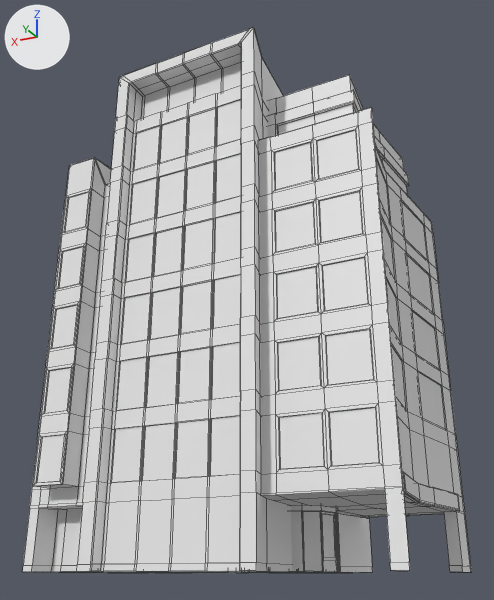
One commit to the FBX model Models/Buildings/Hospital_High.fbx: the scene before it, then after it.
Rendered twice from a camera (50 mm lens) standing at (-19.07, 37.74, -0.22) and looking at (-0.18, -0.05, 16.78). Arrows for +X, +Y and +Z are at upper left; the lights stay in place. The picture after the commit comes second. Mesh edges are drawn as thin lines. Where no turn or scale is listed for an object, it has been applied to the vertices. Vertices at exactly the same position are counted once.

Objects in the first picture: 'Hospital_High1_Left'.
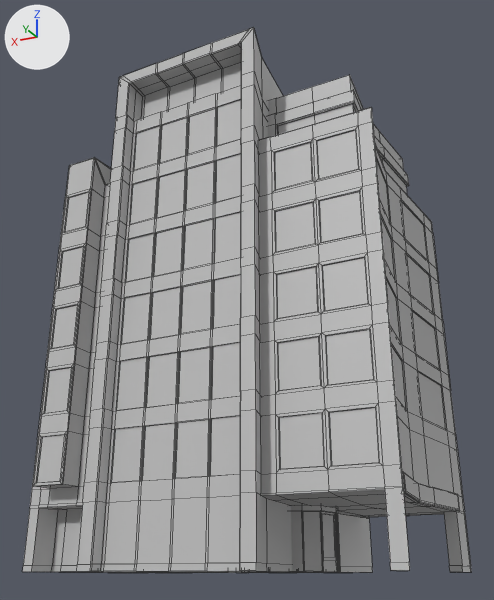
Edits to the bpy script that builds the scene:
```text
Add mat_uv_hospital_hq:
    mat_uv_hospital_hq = principled_material('UV_Hospital_HQ')
    mat_uv_hospital_hq.base_color = (0.5, 0.5, 0.5)  # grey #bcbcbc
Change me_mesh:
    used by ob_hospital_high1_left; location = (0.0, 0.0, 0.0)
    verts and faces of me_mesh; kept vertices keep their numbers, new ones are numbered from 2632
    before: 1452 (0.1, -7.8, 0.0) at pixel (295, 572), 1453 (-0.1, -7.8, 0.0) at pixel (297, 572), 1454 (-0.1, -7.8, 3.3), 1455 (0.1, -7.8, 3.3), 1456 (-1.9, -7.8, 0.0) at pixel (324, 572)
    before: 1458 (-1.9, -7.8, 3.3), 1461 (1.9, -7.8, 0.0) at pixel (270, 572), 1462 (1.9, -7.8, 3.3), 2232 (1.9, -7.8, 0.3), 2233 (0.1, -7.8, 0.3)
    before: 2234 (-0.1, -7.8, 0.3), 2235 (-1.9, -7.8, 0.3)
    remove me_mesh.from_pydata(...)  # 2632 vertices, 2518 faces; spans x -11.4..11.9, y -9.7..8.6, z 0.0..30.6
    add me_mesh.from_pydata(...)  # 2628 vertices, 2512 faces; spans x -11.4..11.9, y -9.7..8.6, z 0.0..30.6
    me_mesh part 1
    add delete_vertices([1452, 1453, 2233, 2234])  # with the faces that use them
    me_mesh part 2: 2512 faces spanning x -11.4..11.9, y -9.7..8.6, z 0.0..30.6 switch from mat_openpbr_shader1 (white #e7e7e7) to mat_uv_hospital_hq (grey #bcbcbc)
```

Location of each change, [x1, y1, x2, y2] in pixels of the pictures (494 x 600 px):
part 1 of me_mesh, deleted: before [270, 571, 314, 573]
part 2 of me_mesh, recoloured (white to grey): [23, 27, 471, 573] in both
